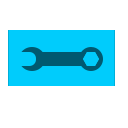
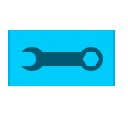
Two versions of the same layered image (128px x 128px). Layer-by-layer changes:
painted on "Left Border" over (x1=113, y1=30, x2=114, y2=86)
painted on "Left Border copie" over (x1=9, y1=30, x2=10, y2=86)
